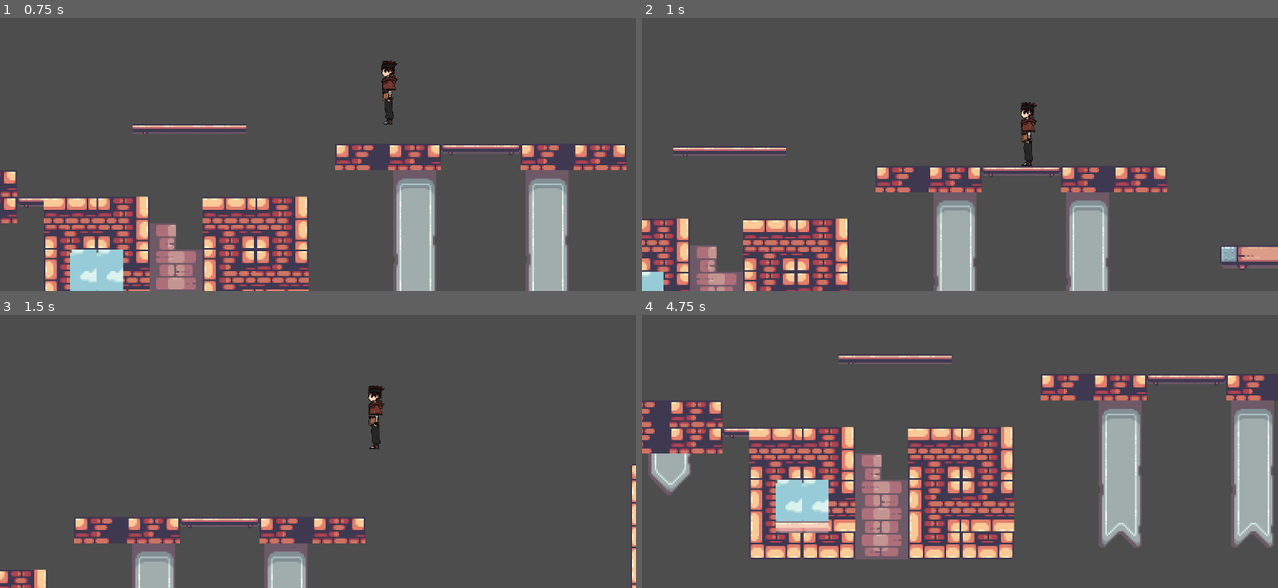
Above: before the commit, frames 1-4 (two rows, left to right).
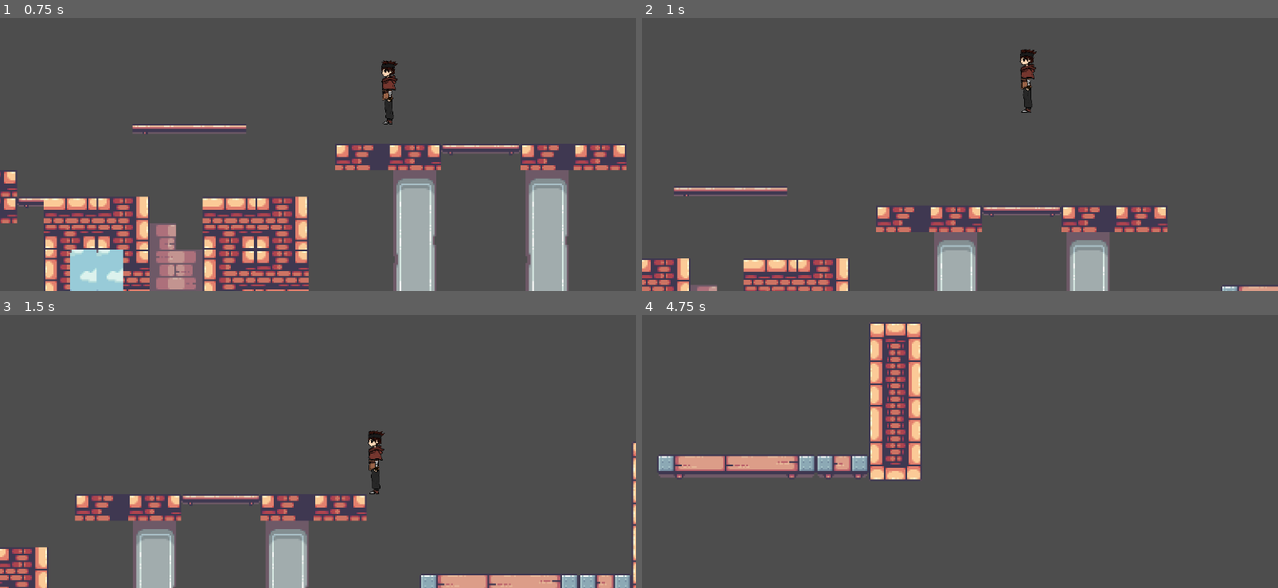
Above: after the commit, the same moments.

Repository: level-up-games/game-repo
Game: Godot game, scene res://scenes/game.tscn
Two runs of this game, one before a commit and one after it. Both use one fixed random seed, a clock stepped at 60 frames per second and the inputs below.
Inputs:
- Up to frame 1 (0.75 s): tap Enter (ui_accept) at 0.5 s; hold D (custom_right) from 0.53 s (still down); tap Shift (dash) at 0.6 s
- Up to frame 2 (1 s): keep holding D (custom_right); tap Enter (ui_accept) at 0.77, 0.8 s
- Up to frame 3 (1.5 s): keep holding D (custom_right); tap Enter (ui_accept) at 1.07, 1.35 s
- Up to frame 4 (4.75 s): tap Enter (ui_accept) at 1.52, 1.82, 2.3, 3.02, 3.32, 3.6, 3.77, 4.07, 4.52 s; tap Shift (dash) at 1.55, 2.1, 2.85, 4.35 s; release D (custom_right) at 2.03 s; hold A (custom_left) 2.03-2.78 s; hold D (custom_right) 2.78-4.28 s; hold A (custom_left) from 4.28 s (still down)

Frame 1 is identical in both runs. In frame 2, 13% of the frame differs, in the area x 0-100%, y 11-100%; in frame 3, 8.1%; in frame 4, 28%, in the area x 0-100%, y 3-90%.

Commit message:
Refactor code and implement simple double jump

Diff:
--- a/scripts/player.gd
+++ b/scripts/player.gd
@@ -4,37 +4,56 @@
 const JUMP_VELOCITY = -300.0
 const DASH_SPEED = 400.0
 const DASH_TIME = 0.2
+const MAX_JUMPS = 2
 
 var gravity = ProjectSettings.get_setting("physics/2d/default_gravity")
 
 var dash_timer = 0.0
 var is_dashing = false
+var jump_counter = 0
 
 func _physics_process(delta):
+	handle_gravity(delta)
+	handle_jump()
+	handle_dash(delta)
+	handle_movement(delta)
+	move_and_slide()
+
+func handle_gravity(delta):
 	if not is_on_floor():
 		velocity.y += gravity * delta
 
-	if Input.is_action_just_pressed("ui_accept") and is_on_floor():
+func handle_jump():
+	if Input.is_action_just_pressed("ui_accept") and (is_on_floor() or jump_counter < MAX_JUMPS - 1):
 		velocity.y = JUMP_VELOCITY
 
+		if is_on_floor():
+			jump_counter = 1
+		else:
+			jump_counter += 1
+
+	if is_on_floor():
+		jump_counter = 0
+
+func handle_dash(delta):
 	if Input.is_action_just_pressed("dash") and not is_dashing:
-		is_dashing = true
-		dash_timer = DASH_TIME
+		start_dash()
 
 	if is_dashing:
+		perform_dash(delta)
+
+func start_dash():
+	is_dashing = true
+	dash_timer = DASH_TIME
+
+func perform_dash(delta):
+	var direction = Input.get_axis("custom_left", "custom_right")
+	velocity.x = direction * DASH_SPEED if direction != 0 else DASH_SPEED * sign(velocity.x)
+	dash_timer -= delta
+	if dash_timer <= 0:
+		is_dashing = false
+
+func handle_movement(delta):
+	if not is_dashing:
 		var direction = Input.get_axis("custom_left", "custom_right")
-		if direction != 0:
-			velocity.x = direction * DASH_SPEED
-		else:
-			velocity.x = DASH_SPEED * sign(velocity.x)
-		dash_timer -= delta
-		if dash_timer <= 0:
-			is_dashing = false
-	else:
-		var direction = Input.get_axis("custom_left", "custom_right")
-		if direction != 0:
-			velocity.x = direction * SPEED
-		else:
-			velocity.x = move_toward(velocity.x, 0, SPEED)
-
-	move_and_slide()
+		velocity.x = direction * SPEED if direction != 0 else move_toward(velocity.x, 0, SPEED)
